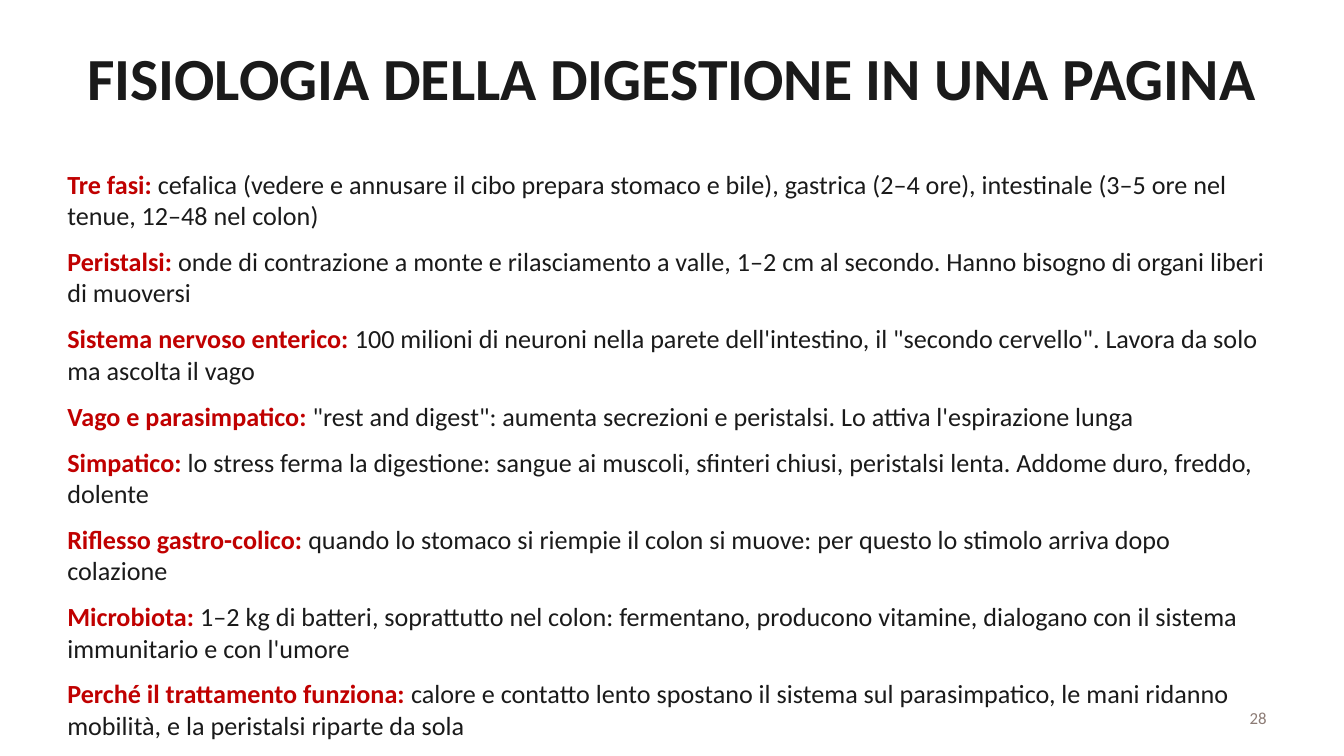
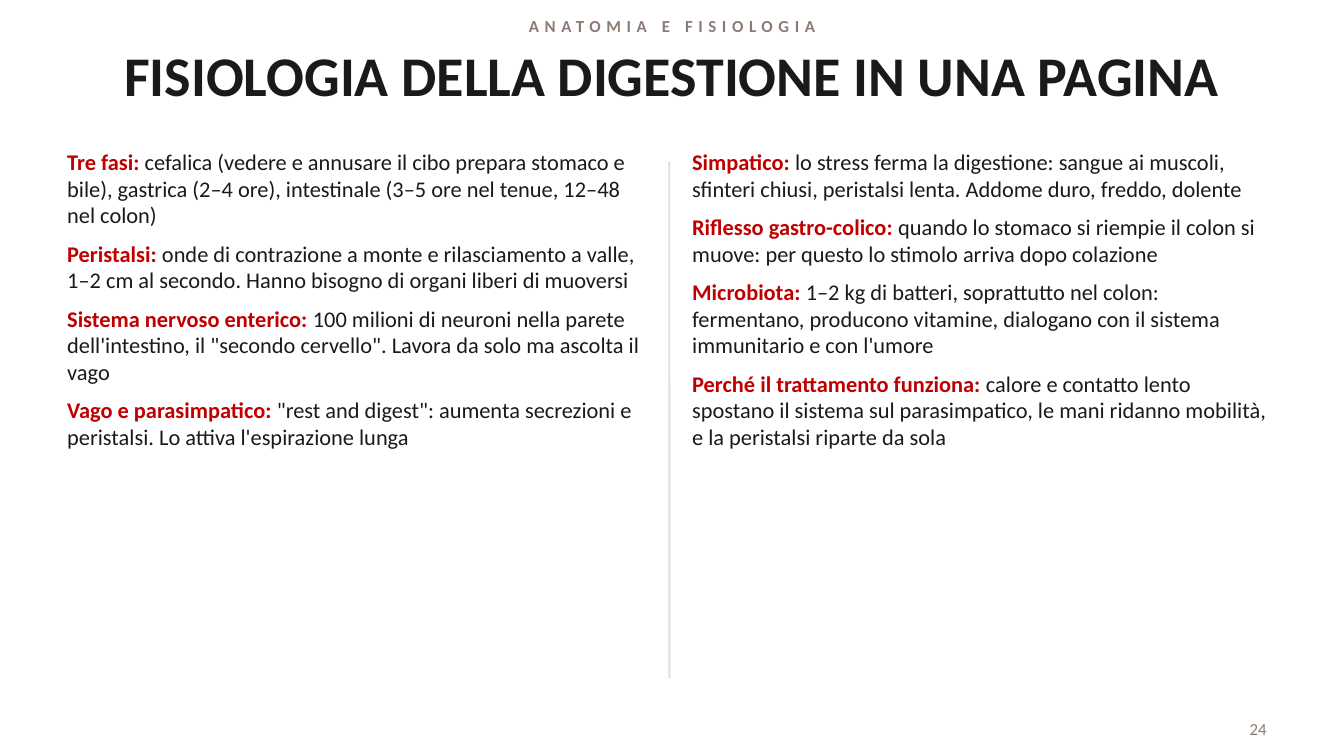
Before and after one commit to davidemcb/kinesiologia-studio, a slide deck: slide 24 of formazione/dispense/viscerale-2-livello.pptx (slide 28 before the commit). Drawn at 1344x756 pixels with LibreOffice and Linux fonts; fonts in the diff are those of the drawing. Boxes give left, top, right and bottom in pixels: in the first picture for what was removed or moved away, otherwise in the second. Text is boxed around its words. In the diff, an @@ line names an element or a change of style, - is before the commit and + after.

```diff
--- a/formazione/dispense/viscerale-2-livello.pptx
+++ b/formazione/dispense/viscerale-2-livello.pptx
@@ text added at (x1=529, y1=21, x2=670, y2=32), 9 pt, text #8C7B75, bold @@
+ANATOMIA E FISIOLOGIA
@@ title "FISIOLOGIA DELLA DIGESTIONE IN UNA ..." at (x1=124, y1=59, x2=1218, y2=97): size 32 to 30 pt @@
@@ text "Tre fasi: cefalica (vedere e ..." moved from (x1=67, y1=175, x2=1264, y2=740) to (x1=67, y1=154, x2=639, y2=449) @@
@@ text "Tre fasi: cefalica (vedere e ..." at (x1=67, y1=154, x2=639, y2=449): size 14 to 12 pt; less space between paragraphs @@
@@ line added from (669, 161) to (669, 679), #E2DED6 1 pt @@
@@ text added at (x1=692, y1=154, x2=1265, y2=449), 12 pt, text #1A1A1A @@
+• Simpatico: lo stress ferma la digestione: sangue ai muscoli, sfinteri chiusi, peristalsi lenta. Addome duro, freddo, dolente
+• Riflesso gastro-colico: quando lo stomaco si riempie il colon si muove: per questo lo stimolo arriva dopo colazione
+• Microbiota: 1–2 kg di batteri, soprattutto nel colon: fermentano, producono vitamine, dialogano con il sistema immunitario e con l'umore
+• Perché il trattamento funziona: calore e contatto lento spostano il sistema sul parasimpatico, le mani ridanno mobilità, e la peristalsi riparte da sola
@@ text at (x1=67, y1=453, x2=1252, y2=740): paragraphs removed @@
-• Simpatico: lo stress ferma la digestione: sangue ai muscoli, sfinteri chiusi, peristalsi lenta. Addome duro, freddo, dolente
-• Riflesso gastro-colico: quando lo stomaco si riempie il colon si muove: per questo lo stimolo arriva dopo colazione
-• Microbiota: 1–2 kg di batteri, soprattutto nel colon: fermentano, producono vitamine, dialogano con il sistema immunitario e con l'umore
-• Perché il trattamento funziona: calore e contatto lento spostano il sistema sul parasimpatico, le mani ridanno mobilità, e la peristalsi riparte da sola
@@ page number removed at (x1=1250, y1=712, x2=1267, y2=724) @@
-28
@@ page number added at (x1=1250, y1=724, x2=1267, y2=735), 9 pt, text #8C7B75 @@
+24
```
Also in this commit, not shown: 36 other slides changed, 1 slide added, 5 slides removed.
